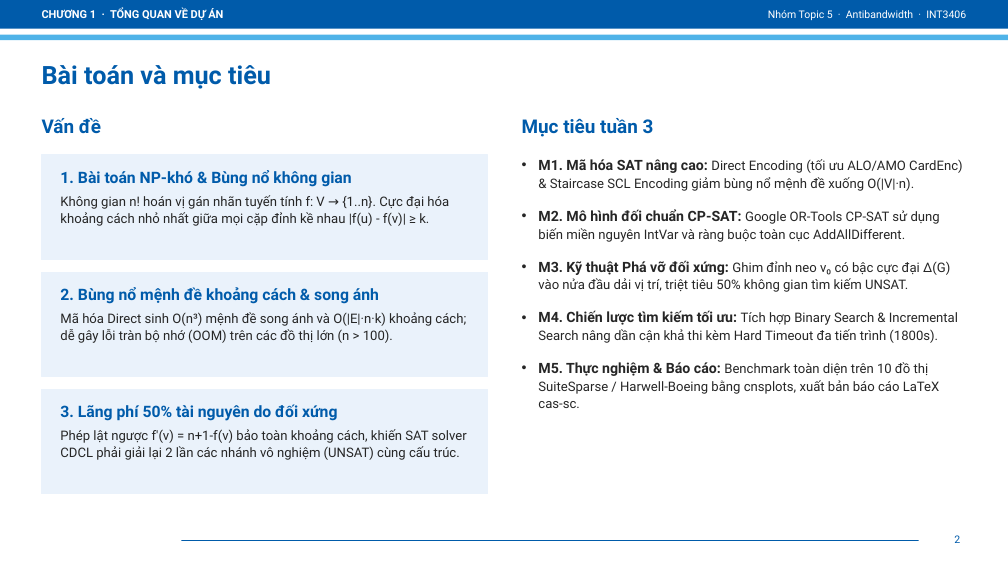
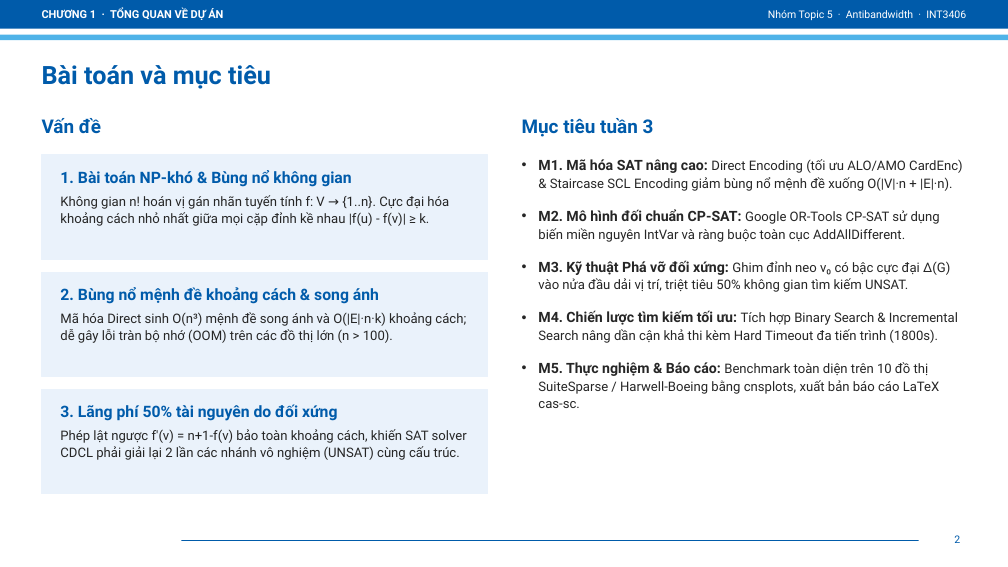
Before and after one commit to LoiDoancode/Antibandwidth_Problem, a slide deck: slide 2 of docs/Slide_ABP.pptx. Drawn at 1008x567 pixels with LibreOffice and Linux fonts; fonts in the diff are those of the drawing; background and template pictures are left out. Boxes give left, top, right and bottom in pixels: in the first picture for what was removed or moved away, otherwise in the second. Text is boxed around its words. In the diff, an @@ line names an element or a change of style, - is before the commit and + after.

```diff
--- a/docs/Slide_ABP.pptx
+++ b/docs/Slide_ABP.pptx
@@ text at (538, 159, 962, 191): text changed @@
-• M1. Mã hóa SAT nâng cao: Direct Encoding (tối ưu ALO/AMO CardEnc) & Staircase SCL Encoding giảm bùng nổ mệnh đề xuống O(|V|·n).
+• M1. Mã hóa SAT nâng cao: Direct Encoding (tối ưu ALO/AMO CardEnc) & Staircase SCL Encoding giảm bùng nổ mệnh đề xuống O(|V|·n + |E|·n).
```
Also in this commit, not shown: 7 other slides changed, 2 other files.
